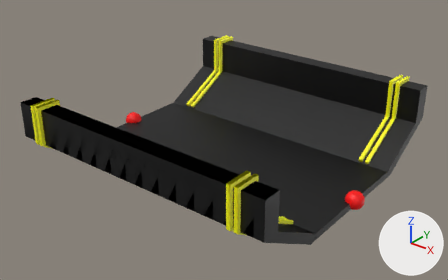
Before and after pictures for a commit that changed the glTF model assets/mace_elements/inherited_elements/trail/trail.glb.
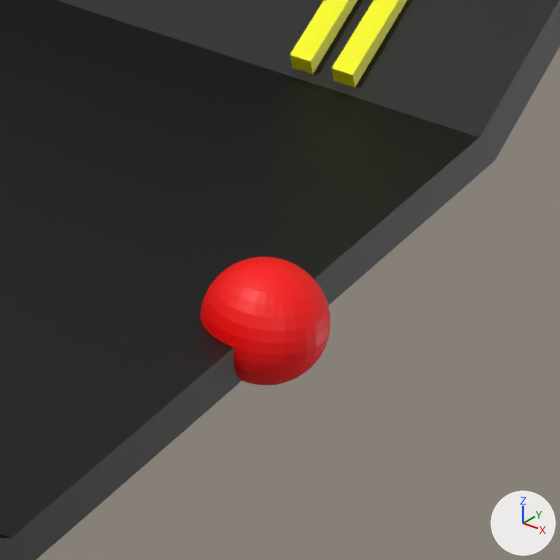
The first picture shows the older version from a 50 mm lens placed at (9.86, -12.62, 8.24), pointed at (-0.05, -0.23, 0.55). The close-ups show both versions on the part from 70% to 89% of the width and 54% to 85% of the height of that picture; other places that the commit changed are outside them. Lighting does not change. The marker at lower right points along +X, +Y and +Z. Where no turn or scale is listed for an object, it has been applied to the vertices.

Before the edit, the objects in view are built like this:
```python
me_plane_002 = bpy.data.meshes.new('Plane.002')
me_plane_002.from_pydata(...)  # 38 vertices, 50 faces; spans x -0.05..0.05, y -4.1..4.1, z -1.2..1.1
me_plane_002.materials.append(mat_yellow)  # yellow #ffff00
me_plane_006 = bpy.data.meshes.new('Plane.006')
me_plane_006.from_pydata(...)  # 38 vertices, 50 faces; spans x -0.05..0.05, y -4.1..4.1, z -1.2..1.1
me_plane_006.materials.append(mat_yellow)  # yellow #ffff00
me_sphere_001 = bpy.data.meshes.new('Sphere.001')
me_sphere_001.from_pydata(...)  # a UV sphere (32 segments, 16 rings, poles along z) spanning x -1.0..1.0, y -1.0..1.0, z -1.0..1.0
me_sphere_001.materials.append(mat_red)  # red #ff0000
ob_delimiter1 = bpy.data.objects.new('Delimiter1', me_plane_002)
ob_delimiter1.location = (3.35, 0.0, 0.9)
ob_delimiter1_001 = bpy.data.objects.new('Delimiter1.001', me_plane_006)
ob_delimiter1_001.location = (3.15, 0.0, 0.9)
ob_endmarker = bpy.data.objects.new('EndMarker', me_sphere_001)
ob_endmarker.parent = ob_fork
ob_endmarker.location = (7.25, 3.381, 0.1)
ob_endmarker.rotation_euler = (0.0, 0.0, 0.436)  # degrees (0, 0, 25)
ob_endmarker.scale = (0.25, 0.25, 0.25)
# also in view: 'Fork' at (0.0, 0.0, 0.85)
```
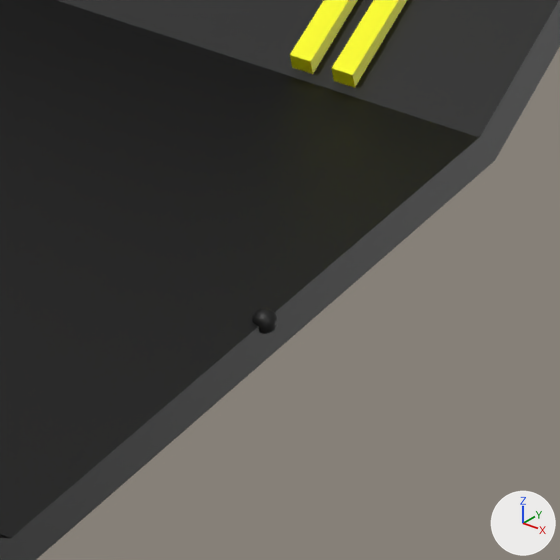
Boxes (x1, y1, x2, y2) around the edits, measured in the close-ups (560 x 560 px):
'EndMarker', recoloured, rescaled (79% narrower, 79% shorter)
    before: (200, 257, 330, 385)
    after: (252, 308, 278, 334)

Diff of the bpy script that builds the scene:
```diff
--- a/assets/mace_elements/inherited_elements/trail/trail.glb.py
+++ b/assets/mace_elements/inherited_elements/trail/trail.glb.py
@@ me_sphere_001 @@
 me_sphere_001.from_pydata(...)  # 482 vertices, 960 faces; spans x -1.0..1.0, y -1.0..1.0, z -1.0..1.0
-me_sphere_001.materials.append(mat_red)  # red #ff0000
+me_sphere_001.materials.append(mat_black)  # black #000000
@@ ob_endmarker @@
 ob_endmarker.rotation_euler = (0.0, 0.0, 0.436)  # degrees (0, 0, 25)
-ob_endmarker.scale = (0.25, 0.25, 0.25)
+ob_endmarker.scale = (0.05, 0.05, 0.05)
```
